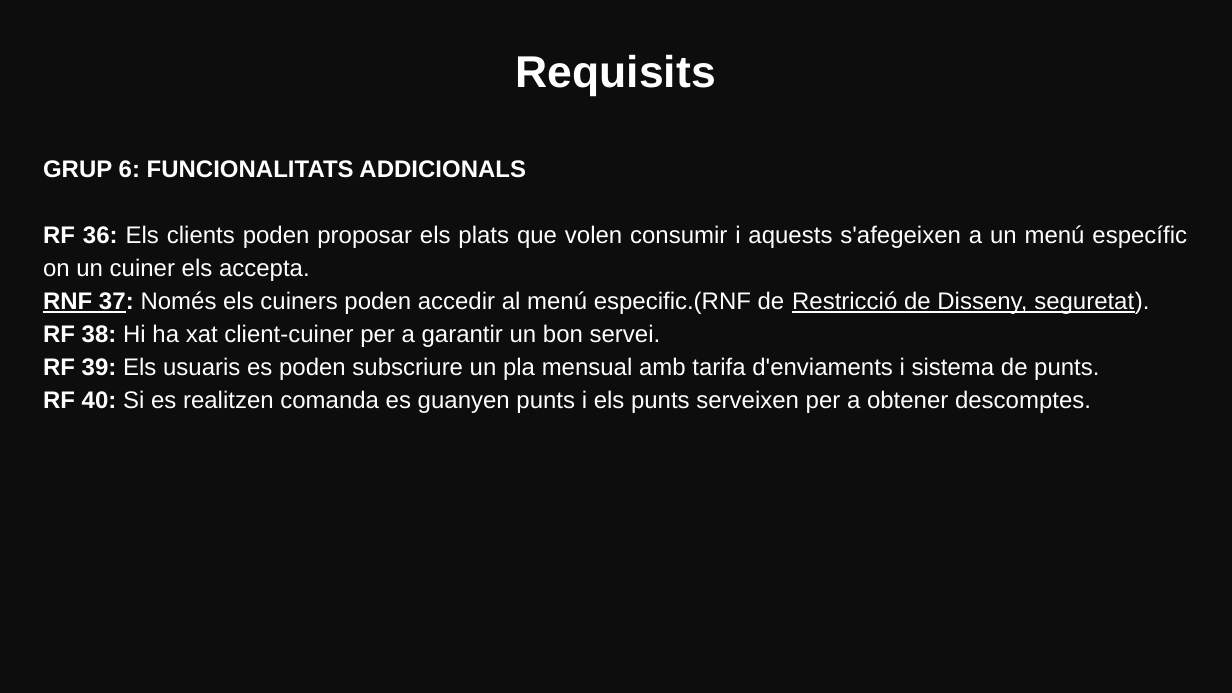
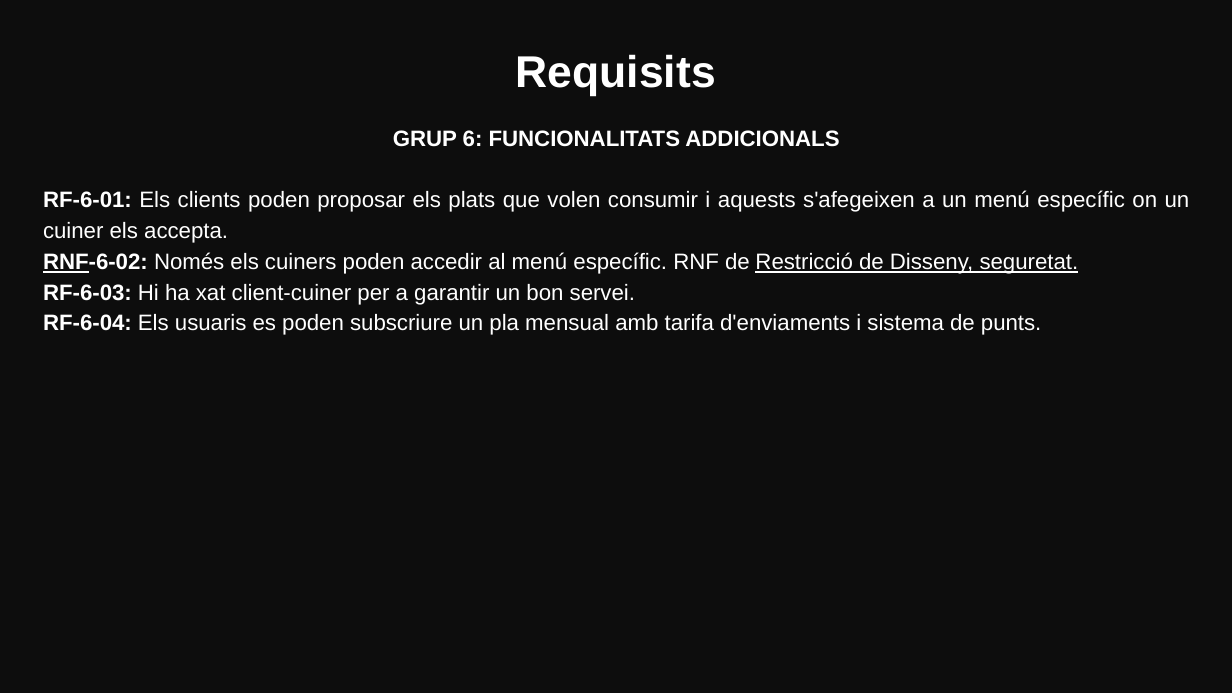
Before and after one commit to marinamceb/ES26UAB-431-05, a slide deck: slide 11 of Documents/Sprint_Reviews/Sprint_Review01.pptx (slide 10 before the commit). Drawn at 1232x693 pixels with LibreOffice and Linux fonts; fonts in the diff are those of the drawing. Boxes give left, top, right and bottom in pixels: in the first picture for what was removed or moved away, otherwise in the second. Text is boxed around its words. In the diff, an @@ line names an element or a change of style, - is before the commit and + after.

Commit message:
Document Especificacions i Sprint Review 01
Revisió del document y powerpoint després de la Sprint Interview 1.

```diff
--- a/Documents/Sprint_Reviews/Sprint_Review01.pptx
+++ b/Documents/Sprint_Reviews/Sprint_Review01.pptx
@@ text at bbox=[393, 130, 839, 147]: size 14 to 13 pt in "GRUP 6: FUNCIONALITATS ADDICIONALS"; alignment justified to centre @@
@@ text at bbox=[43, 190, 1190, 335]: text changed; size 14 to 13 pt @@
-RF 36: Els clients poden proposar els plats que volen consumir i aquests s'afegeixen a un menú específic on un cuiner els accepta.
-RNF 37: Només els cuiners poden accedir al menú especific.(RNF de Restricció de Disseny, seguretat).
-RF 38: Hi ha xat client-cuiner per a garantir un bon servei.
-RF 39: Els usuaris es poden subscriure un pla mensual amb tarifa d'enviaments i sistema de punts.
-RF 40: Si es realitzen comanda es guanyen punts i els punts serveixen per a obtener descomptes.
+RF-6-01: Els clients poden proposar els plats que volen consumir i aquests s'afegeixen a un menú específic on un cuiner els accepta.
+RNF-6-02: Només els cuiners poden accedir al menú específic. RNF de Restricció de Disseny, seguretat.
+RF-6-03: Hi ha xat client-cuiner per a garantir un bon servei.
+RF-6-04: Els usuaris es poden subscriure un pla mensual amb tarifa d'enviaments i sistema de punts.
```
Also in this commit, not shown: 7 other slides changed, 1 slide added, 2 other files.
